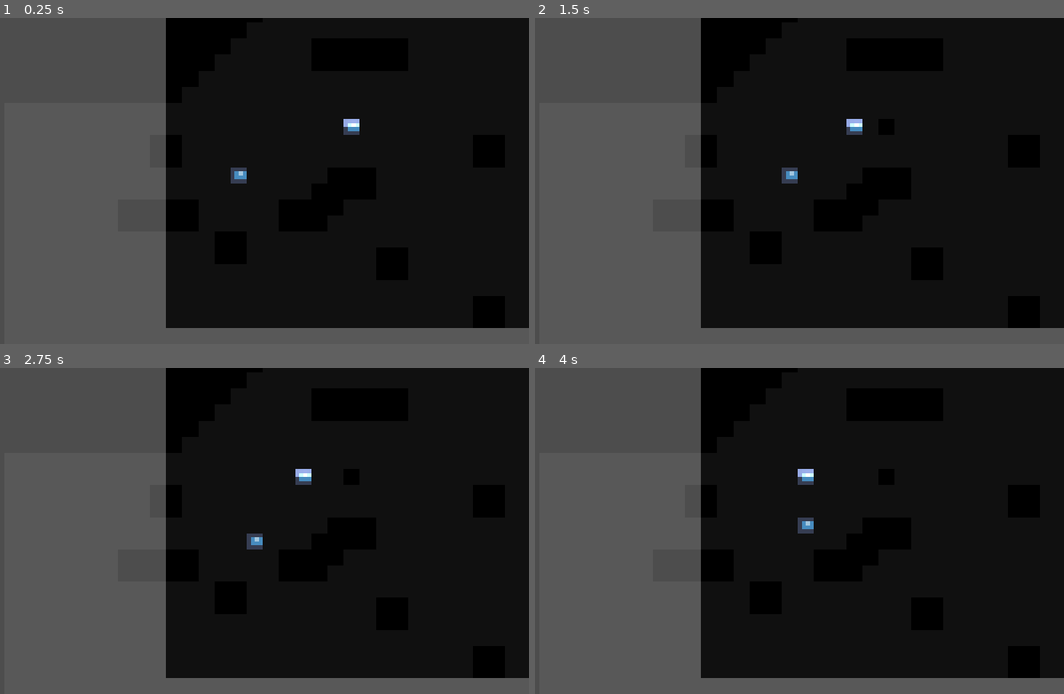
Above: before the commit, frames 1-4 (two rows, left to right).
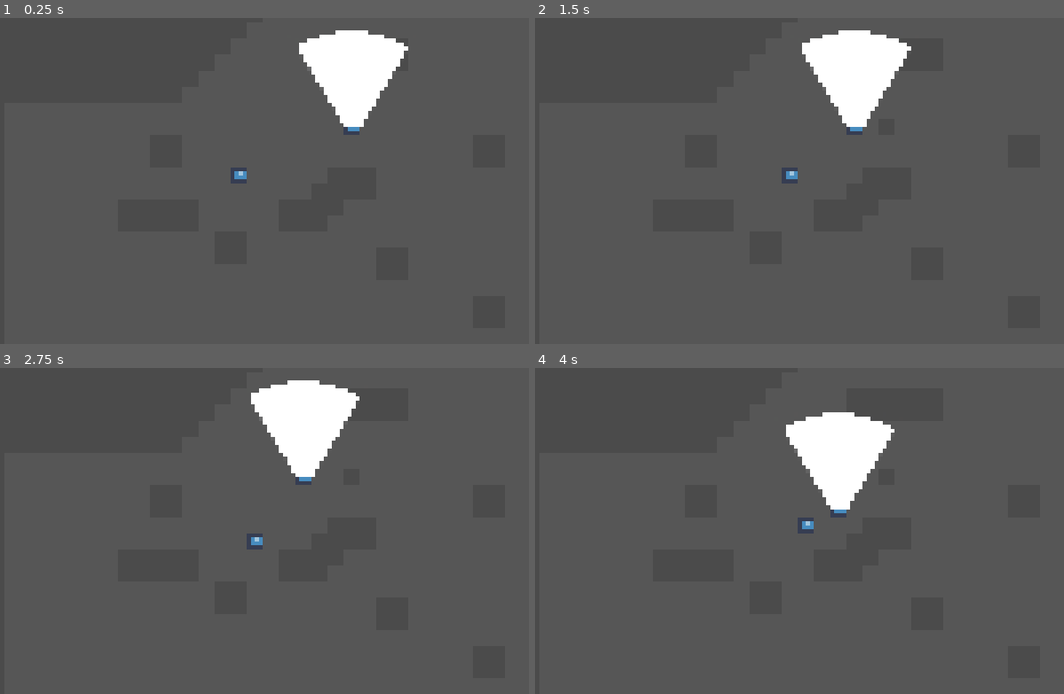
Above: after the commit, the same moments.

Repository: nexcoyocoatl/Projeto_Die_Hard
Game: Godot game, scene res://game.tscn
The game is run twice, just before and just after one commit, with the same random seed, the same clock (stepped at 60 frames per second) and the same inputs. The engine's default icon, where the game draws it, is replaced by a stand-in: a white triangle on a blue panel in a dark square.
Inputs:
- Up to frame 1 (0.25 s): no input
- Up to frame 2 (1.5 s): tap Enter at 0.5 s; hold Right (player_move_right) 0.53-1.28 s; tap Space at 1.25 s; hold Down (player_move_down) from 1.28 s (still down)
- Up to frame 3 (2.75 s): tap Enter at 2 s; release Down (player_move_down) at 2.03 s; hold Right (player_move_right) from 2.03 s (still down)
- Up to frame 4 (4 s): tap Space at 2.75 s; release Right (player_move_right) at 2.78 s; hold Up (player_move_up) 2.78-3.53 s; tap Enter at 3.5 s; hold Left (player_move_left) from 3.53 s (still down)

The runs differ from the first frame. In frame 1, 65% of the frame differs, in the area x 31-100%, y 0-96%; in frame 2, 65%; in frame 3, 65%; in frame 4, 65%.

Commit message:
adicionado polígono completo

Diff:
--- a/game.tscn
+++ b/game.tscn
@@ -61,16 +61,18 @@
 }
 point_count = 5
 
+[sub_resource type="Gradient" id="Gradient_ryrav"]
+offsets = PackedFloat32Array(0.013333334, 1)
+colors = PackedColorArray(0.29411766, 0.29411766, 0.29411766, 1, 0.29586652, 0.2958665, 0.2958665, 1)
+
+[sub_resource type="GradientTexture2D" id="GradientTexture2D_eow3j"]
+gradient = SubResource("Gradient_ryrav")
+
 [node name="Game" type="Node2D" groups=["Game"]]
 process_mode = 3
 script = ExtResource("1_e2o6t")
 
 [node name="Level" type="Node" parent="."]
-
-[node name="ColorRect" type="ColorRect" parent="Level"]
-offset_right = 1008.0
-offset_bottom = 640.0
-color = Color(0, 0, 0, 1)
 
 [node name="Level1_LogicalTileMap" type="TileMapLayer" parent="Level"]
 tile_map_data = PackedByteArray("AAAAAAYAAQAAAAAAAAAAAAoAAQAAAAAAAAAAAAsAAQAAAAAAAAAAAA4AAQAAAAAAAAAAAA8AAQAAAAAAAAAAAB …(26688 unchanged characters)…
@@ -95,17 +97,17 @@
 tilemap_layer = NodePath("../Level1_LogicalTileMap")
 player = NodePath("../Player")
 line_path = NodePath("../Line2D")
-tween_speed = null
 path = NodePath("../Path1")
-mode = null
-
-[node name="Polygon2D" type="Polygon2D" parent="Level/Npc"]
-position = Vector2(-368, -240)
+mode = 1
 
 [node name="PointLight2D" type="PointLight2D" parent="Level/Npc"]
 scale = Vector2(1.5, 1.5)
 energy = 2.0
 texture = ExtResource("6_ryrav")
+
+[node name="Polygon2D" type="Polygon2D" parent="Level/Npc"]
+position = Vector2(-368, -240)
+polygon = PackedVector2Array(352, 240, 256, 80, 288, 64, 352, 48, 384, 48, 448, 64, 480, 80, 384, 240)
 
 [node name="Path1" type="Path2D" parent="Level"]
 curve = SubResource("Curve2D_fc0e3")
@@ -114,3 +116,10 @@
 points = PackedVector2Array(-40, -32)
 width = 1.0
 default_color = Color(1, 0, 0, 1)
+
+[node name="TEXTURASÓPRAVERALUZ" type="TextureRect" parent="."]
+offset_left = -528.0
+offset_top = -48.0
+offset_right = 1616.0
+offset_bottom = 1360.0
+texture = SubResource("GradientTexture2D_eow3j")
Not shown: 1 places in game.tscn that only renumber resources
